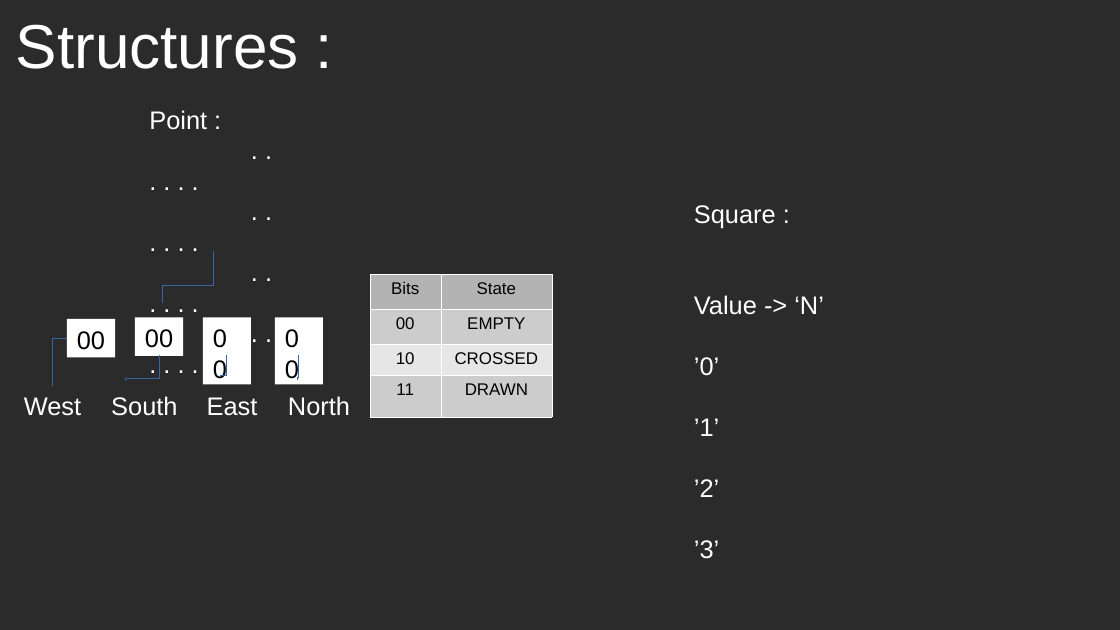
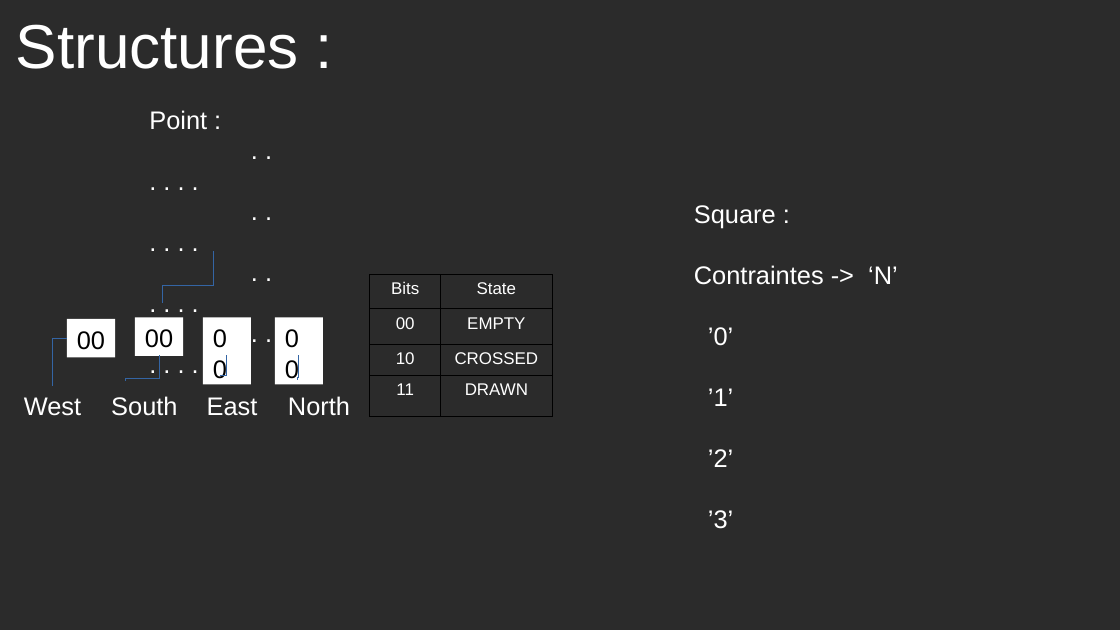
Before and after one commit to Aquaj/slitherlink-solver, a slide deck: slide 7 of slitherlink/doc/Presentation.odp (slide 8 before the commit). Drawn at 1120x630 pixels with LibreOffice and Linux fonts; fonts in the diff are those of the drawing; background and template pictures are left out; a plain dark background stands for a picture behind light text. Boxes give left, top, right and bottom in pixels: in the first picture for what was removed or moved away, otherwise in the second. Text is boxed around its words. In the diff, an @@ line names an element or a change of style, - is before the commit and + after.

```diff
--- a/slitherlink/doc/Presentation.odp
+++ b/slitherlink/doc/Presentation.odp
@@ text at box(694, 265, 898, 285): text changed @@
-Value -> ‘N’
+Contraintes -> ‘N’
@@ table at box(370, 274, 553, 417) @@
@@ fill #B3B3B3 to none in row 1 @@
@@ fill #CCCCCC to none in 4 cells @@
@@ fill #E6E6E6 to none in row 3 @@
@@ text colour #000000 to #FFFFFF @@
@@ borders changed @@
```
Also in this commit, not shown: 4 other slides changed, 13 slides added, 2 slides removed, 7 other files.
